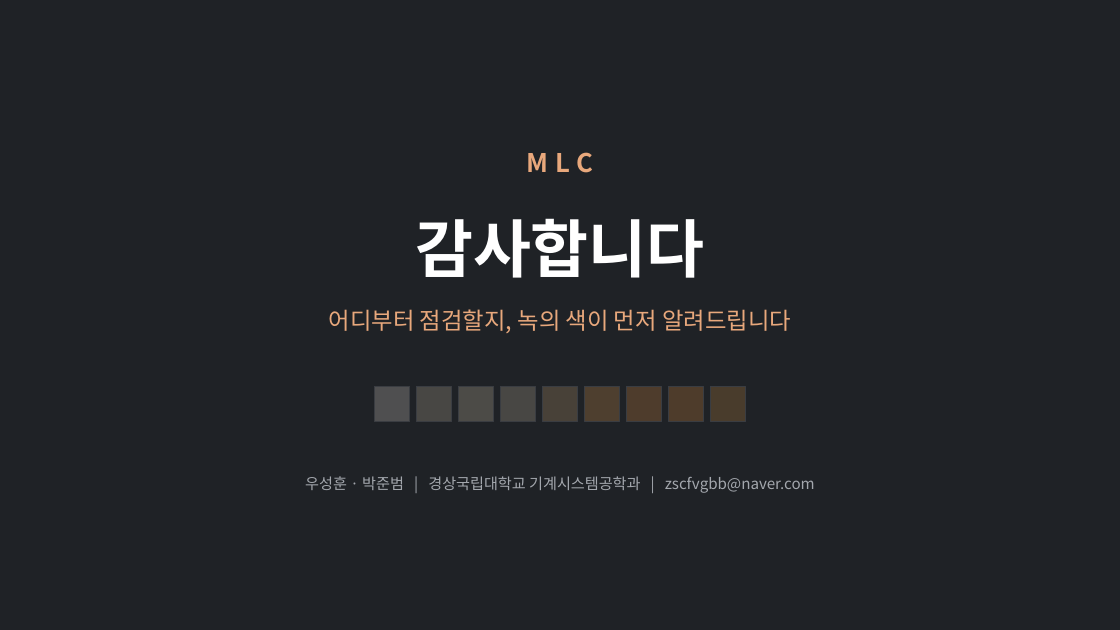
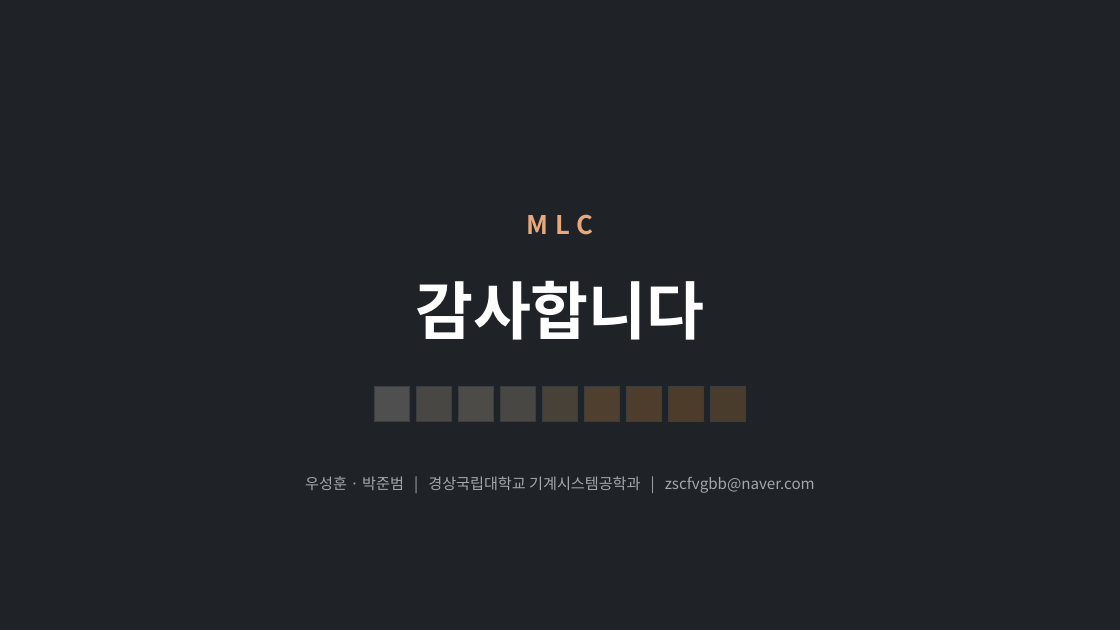
Before and after one commit to zscfvgbb-cmyk/PPT, a slide deck: slide 11 of MLC_IR_A-STREAM2026.pptx. Drawn at 1120x630 pixels with LibreOffice and Linux fonts; fonts in the diff are those of the drawing. Boxes give left, top, right and bottom in pixels: in the first picture for what was removed or moved away, otherwise in the second. Text is boxed around its words. In the diff, an @@ line names an element or a change of style, - is before the commit and + after.

```diff
--- a/MLC_IR_A-STREAM2026.pptx
+++ b/MLC_IR_A-STREAM2026.pptx
@@ text "MLC": place and size @@
-text "MLC" at [527, 152, 593, 173]
+text "MLC" at [527, 214, 593, 235]
@@ text "감사합니다": place and size @@
-text "감사합니다" at [415, 218, 705, 278]
+text "감사합니다" at [415, 280, 705, 340]
@@ text removed at [329, 309, 791, 333] @@
-어디부터 점검할지, 녹의 색이 먼저 알려드립니다
```
Also in this commit, not shown: 7 other slides changed, 1 other file.
